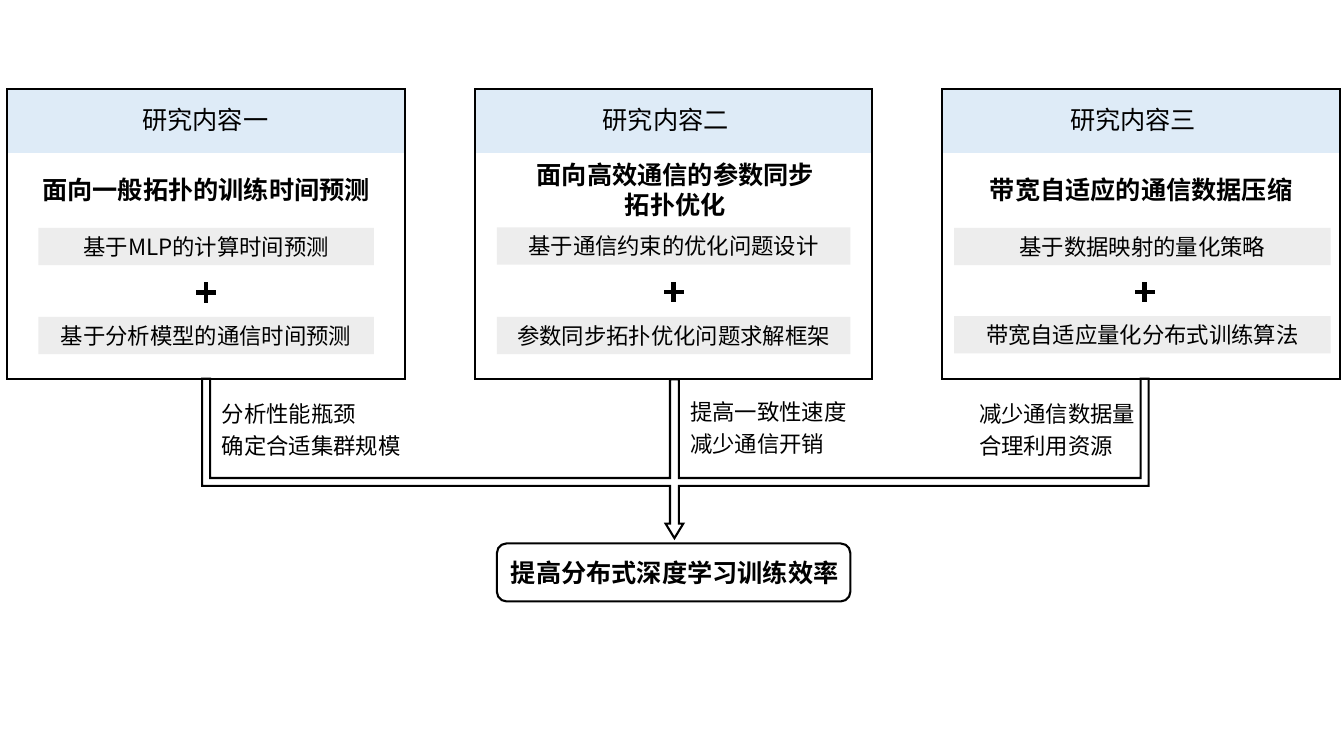
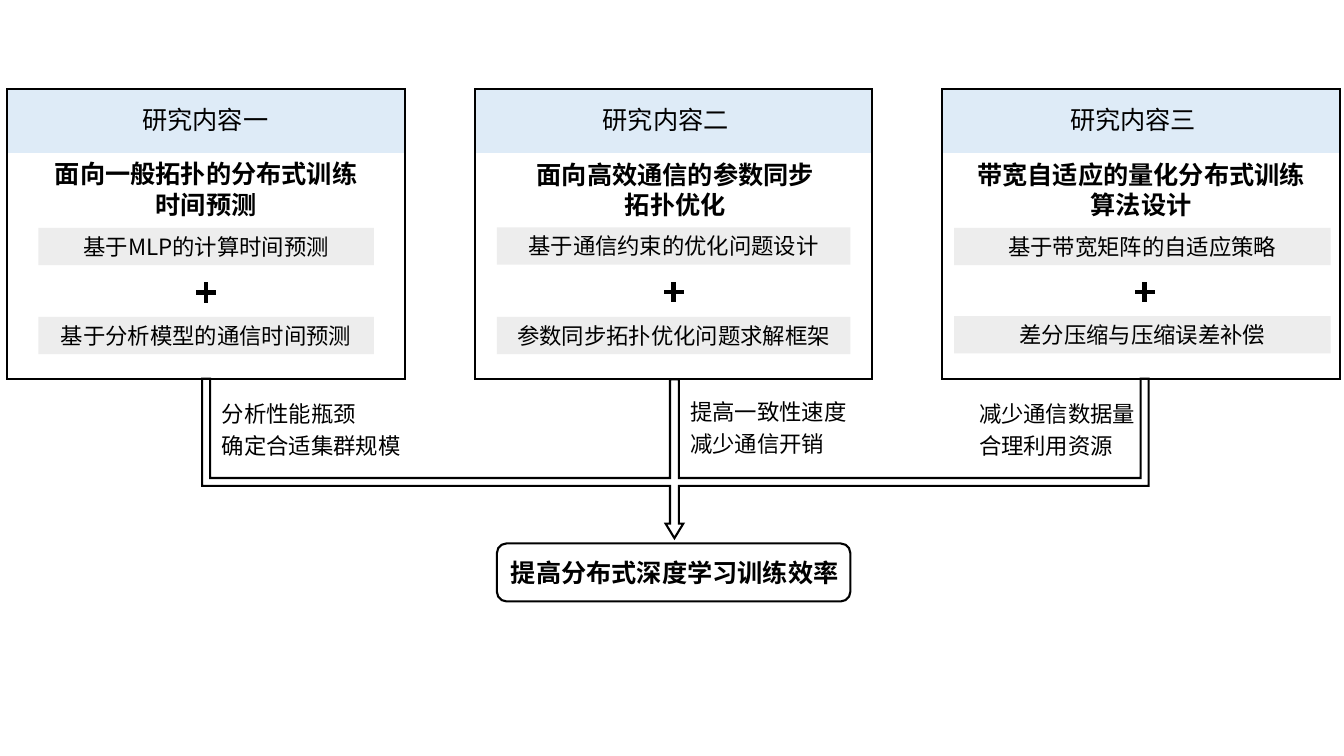
Before and after one commit to EternalLied/zjuthesis-syp, a slide deck: slide 3 of figure/大论文作图.pptx. Drawn at 1344x756 pixels with LibreOffice and Linux fonts; fonts in the diff are those of the drawing. Boxes give left, top, right and bottom in pixels: in the first picture for what was removed or moved away, otherwise in the second. Text is boxed around its words. In the diff, an @@ line names an element or a change of style, - is before the commit and + after.

```diff
--- a/figure/大论文作图.pptx
+++ b/figure/大论文作图.pptx
@@ text at [55, 161, 357, 217]: text changed @@
-面向一般拓扑的训练时间预测
+面向一般拓扑的分布式训练时间预测
@@ text at [977, 162, 1305, 217]: text changed @@
-带宽自适应的通信数据压缩
+带宽自适应的量化分布式训练
+算法设计
@@ text in rectangle at [1008, 236, 1276, 257]: text changed @@
-基于数据映射的量化策略
+基于带宽矩阵的自适应策略
@@ text in rectangle at [1019, 324, 1265, 345]: text changed @@
-带宽自适应量化分布式训练算法
+差分压缩与压缩误差补偿
```
Also in this commit, not shown: 1 slide added, 12 other files.
